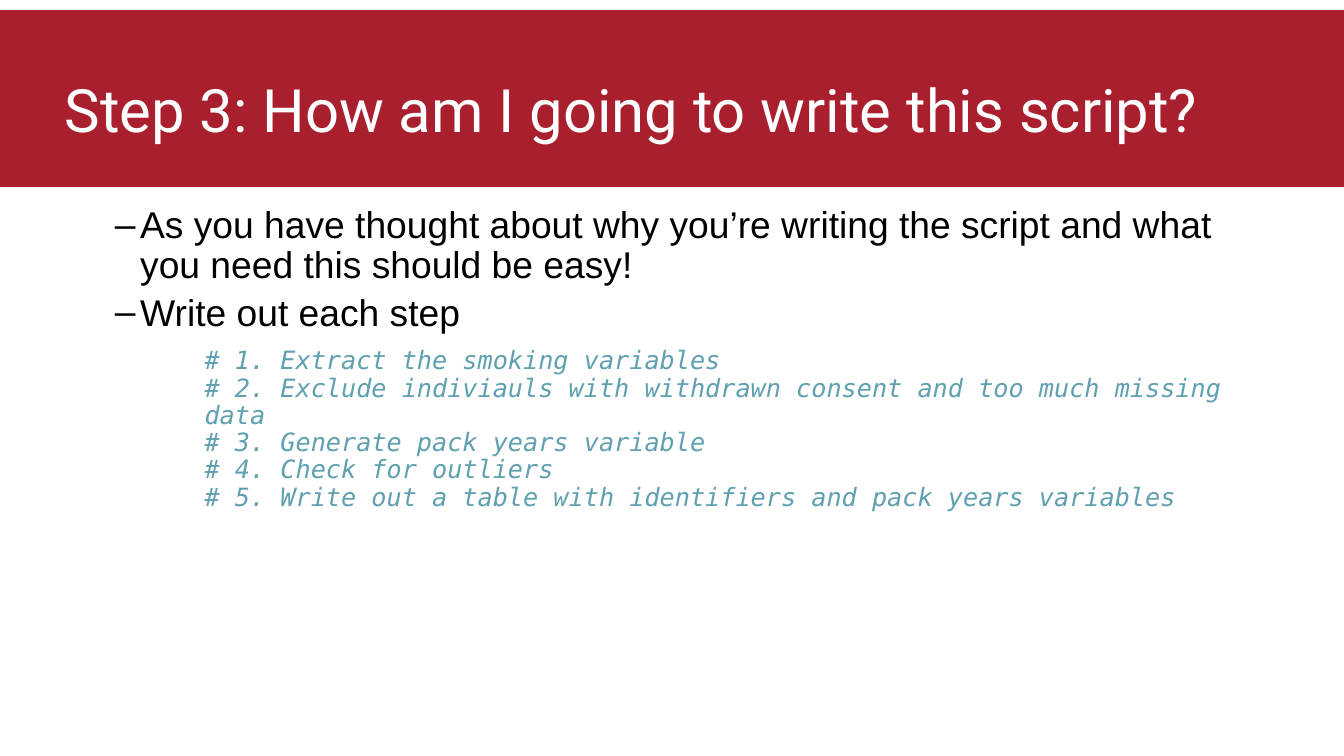
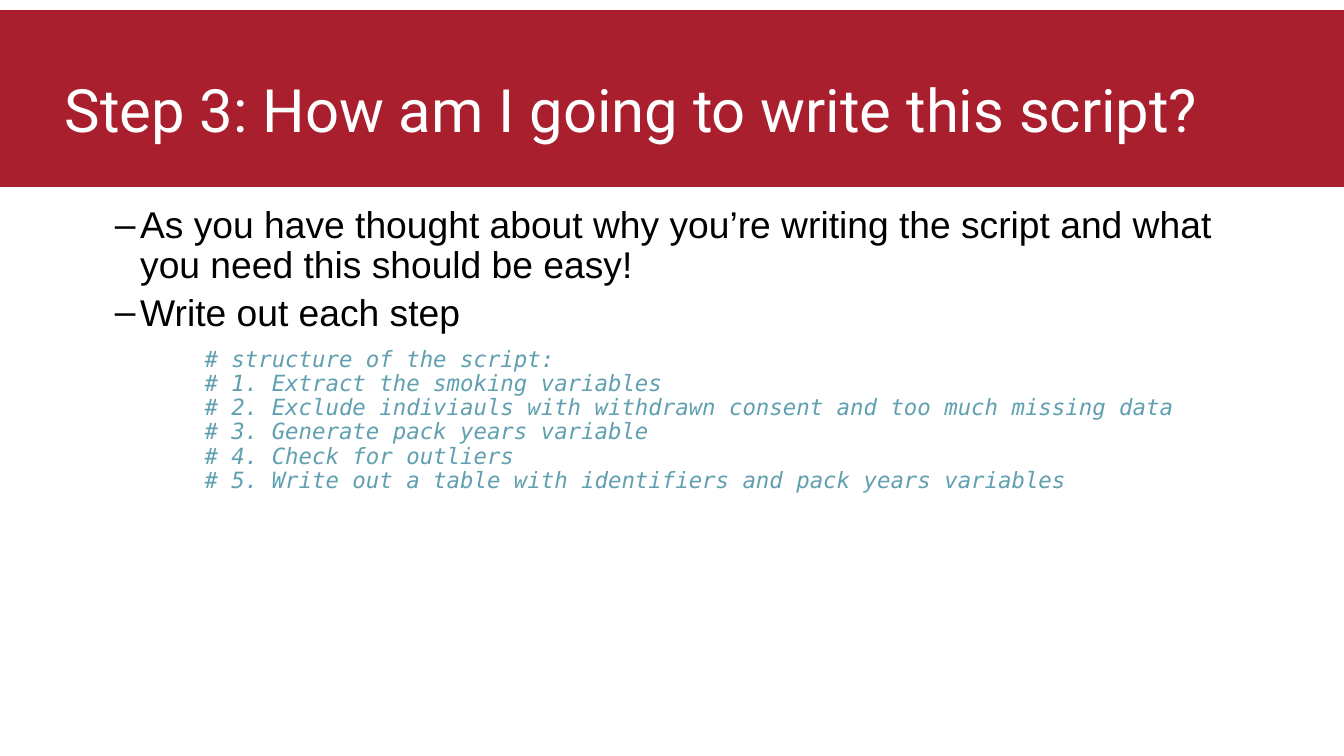
Before and after one commit to thomasbattram/how_to_write_a_script, a slide deck: slide 8 of slides/how_to_write_a_script.pptx (slide 5 before the commit). Drawn at 1344x756 pixels with LibreOffice and Linux fonts; fonts in the diff are those of the drawing; background and template pictures are left out. Boxes give left, top, right and bottom in pixels: in the first picture for what was removed or moved away, otherwise in the second. Text is boxed around its words. In the diff, an @@ line names an element or a change of style, - is before the commit and + after.

```diff
--- a/slides/how_to_write_a_script.pptx
+++ b/slides/how_to_write_a_script.pptx
@@ text at bbox=[231, 350, 1173, 493]: text changed; size 18 to 16 pt @@
-# 1. Extract the smoking variables
-# 2. Exclude indiviauls with withdrawn consent and too much missing data
-# 3. Generate pack years variable
-# 4. Check for outliers
-# 5. Write out a table with identifiers and pack years variables
+# structure of the script:
+# 1. Extract the smoking variables
+# 2. Exclude indiviauls with withdrawn consent and too much missing data
+# 3. Generate pack years variable
+# 4. Check for outliers
+# 5. Write out a table with identifiers and pack years variables
```
Also in this commit, not shown: 5 other slides changed, 4 slides added, 1 other file.
